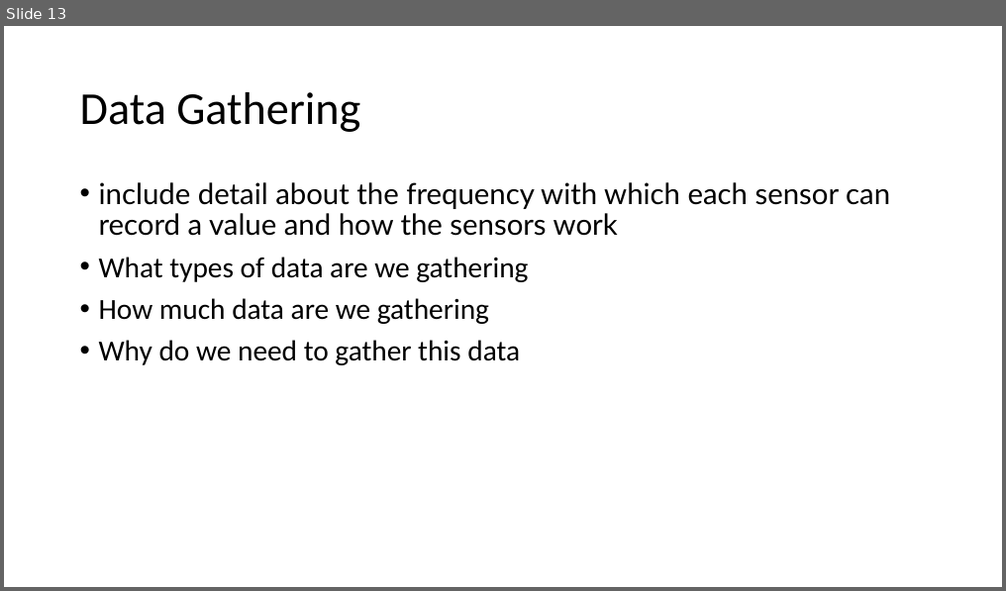
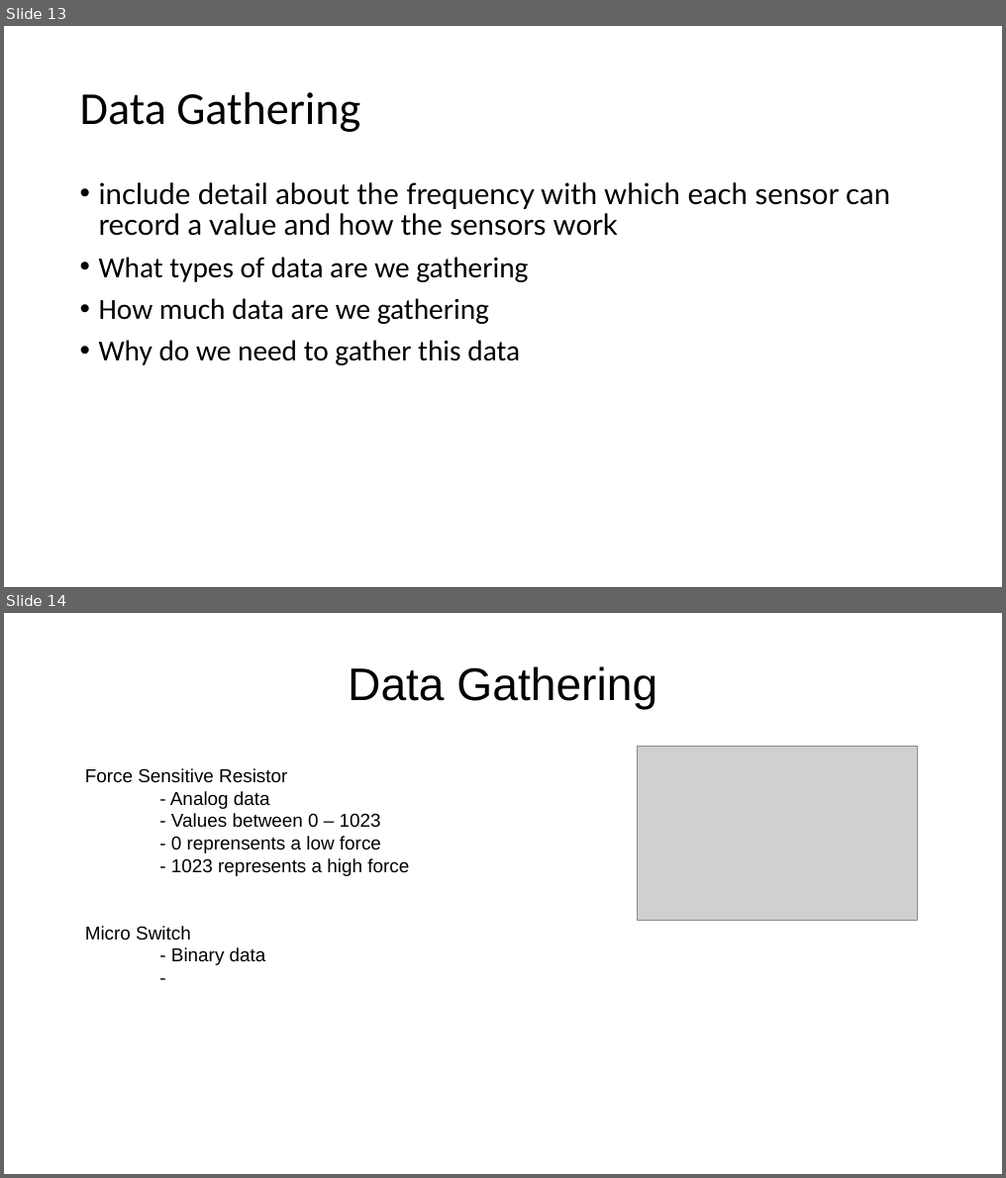
Before and after one commit to cianashby1337/IOT_CA1_Documentation, a slide deck: Slideshow template.pptx. Shown one above the other, each under a label of ours: slide 13 before the commit, slides 13 and 14 after it. The pictures are 1006x591 and 1006x1178 pixels, drawn with LibreOffice and Linux fonts; fonts in the diff are those of the drawing; grey boxes stand for pictures. Boxes give left, top, right and bottom in pixels: in the first picture for what was removed or moved away, otherwise in the second. Text is boxed around its words. In the diff, an @@ line names an element or a change of style, - is before the commit and + after.

Commit message:
Data Gathering

```diff
--- a/Slideshow template.pptx
+++ b/Slideshow template.pptx
@@ slide 14 added at [4, 613, 1002, 1174], background #FFFFFF @@
@@ title added at [348, 666, 657, 710], 44 pt, text #000000 @@
+Data Gathering
@@ picture added at [638, 747, 918, 921] @@
@@ text added at [85, 768, 409, 965], 18 pt, text #000000 @@
+Force Sensitive Resistor
+- Analog data
+- Values between 0 – 1023
+- 0 reprensents a low force
+- 1023 represents a high force
+Micro Switch
+- Binary data
+-
```
Also in this commit, not shown: 1 slide changed.
